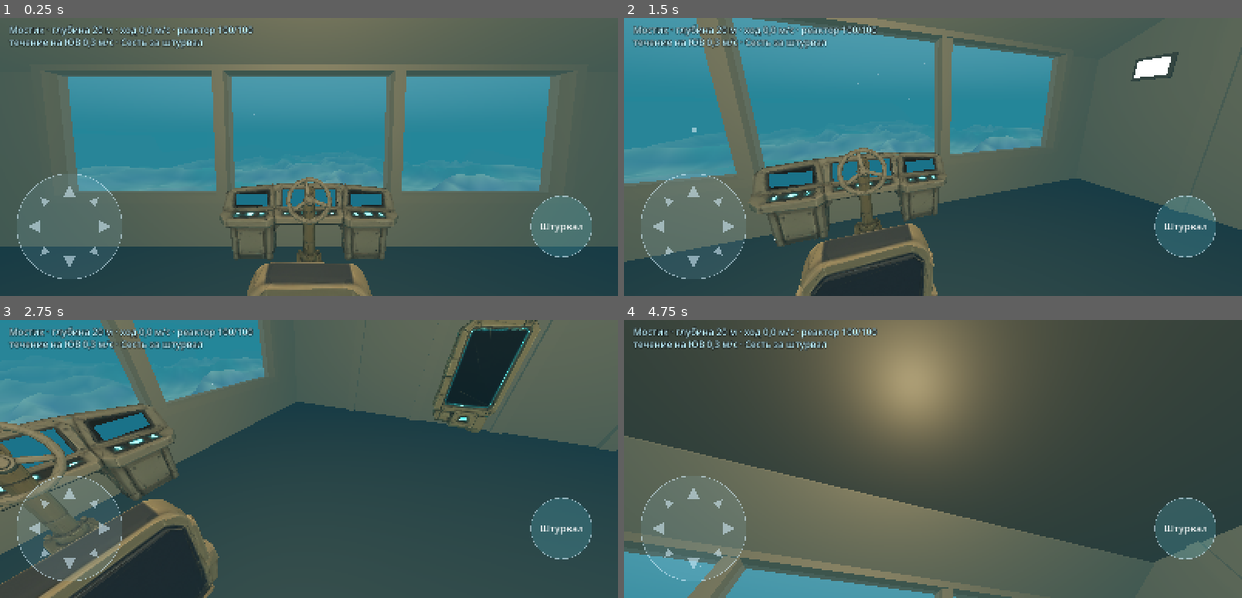
Above: before the commit, frames 1-4 (two rows, left to right).
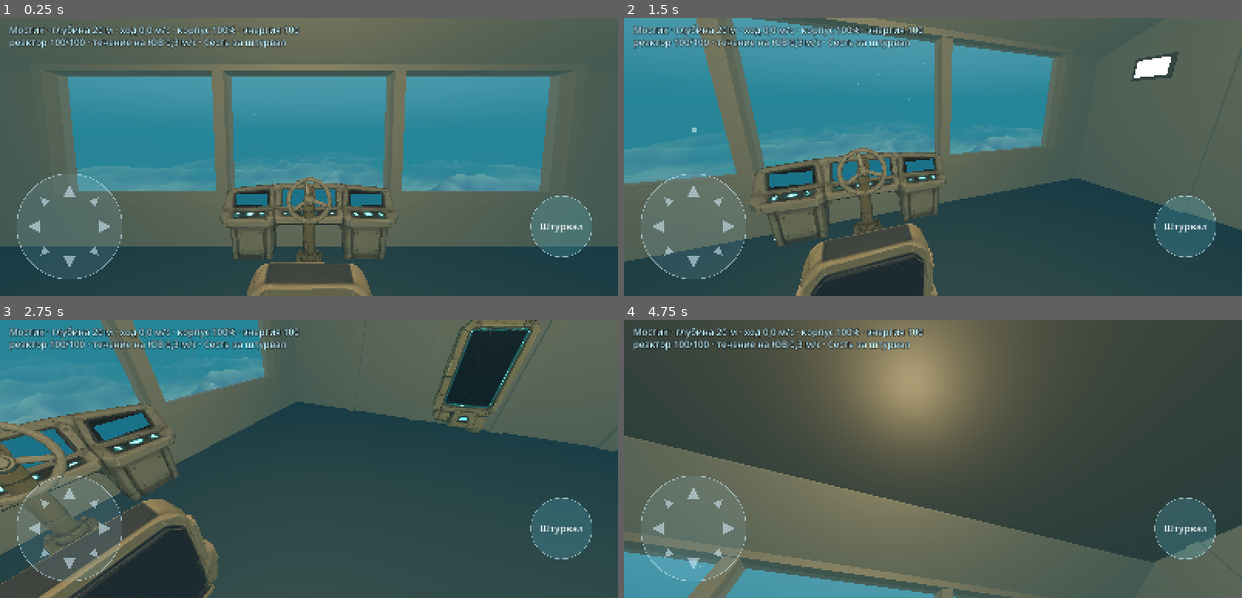
Above: after the commit, the same moments.

Repository: garrimajo5/DeepDive
Game: Godot game, scene res://scenes/main.tscn
Two runs of this game, one before a commit and one after it. Both use one fixed random seed, a clock stepped at 60 frames per second and the inputs below.
Inputs (mouse positions are in pixels of both pictures, inside the frame that each line leads up to):
- Up to frame 1 (0.25 s): no input
- Up to frame 2 (1.5 s): tap Enter at 0.5 s; move the mouse to (1068, 143) at 0.52 s; click (1068, 143) at 0.67 s; tap Space at 1.25 s; drag from (809, 170) to (902, 212) at 1.27 s
- Up to frame 3 (2.75 s): tap Enter at 2 s; move the mouse to (370, 397) at 2.02 s; click (370, 397) at 2.17 s
- Up to frame 4 (4.75 s): tap Space at 2.75, 4.25 s; drag from (902, 514) to (747, 417) at 2.77 s; tap Enter at 3.5 s; move the mouse to (1118, 500) at 3.52 s; click (1118, 500) at 3.67 s; drag from (747, 417) to (840, 389) at 4.27 s

The runs differ from the first frame. In frame 1, 1.2% of the frame differs, in the area x 1-49%, y 2-12%; in frame 2, 1.3%; in frame 3, 1.3%; in frame 4, 1.2%.

Commit message:
Корпус и заряд корабля: удары существ и о дно, расход и ремонт
Co-Authored-By: Claude Opus 5.5 <noreply@anthropic.com>
Claude-Session: https://claude.ai/code/session_01S9qQDZKo2kpR8atq12Q23F

Diff:
--- a/scripts/core/eco/eco_link.gd
+++ b/scripts/core/eco/eco_link.gd
@@ -24,8 +24,10 @@
 
 
 ## ---- События мира → корабль ----
-## {"type": HIT, "by": "Серпохвост", "damage": 0…1, "at": Vector3}         — удар по корпусу
-## {"type": DRAIN, "by": "Стеклоуст", "units": float}                      — тянет энергию (единицы реактора в секунду)
+## {"type": HIT, "by": "Серпохвост", "damage": 0…1, "at": Vector3}         — удар по корпусу: доля прочности
+##     (0,12 — укус серпохвоста, как −12 % в браузере; 0,03 — щипок)
+## {"type": DRAIN, "by": "Стеклоуст", "units": float}                      — тянет заряд корабля, ед./с, пока
+##     событие приходит каждый шаг (батарея 0…100, восполняется 1,1 ед./с; стеклоуст — 3,2)
 ## {"type": NEAR, "species": "serpohvost", "name": "серпохвост", "dist": м, "pos": Vector3} — заметное существо рядом.
 ##     В шаг с ShipState.sonar_ping мир шлёт NEAR для каждого заметного существа ближе sonar_range — это отметки сонара
 ##     (species — ключ вида, цвет отметки — Sonar.color_of). Сканер берёт ближайшее NEAR.
--- a/scripts/core/helm.gd
+++ b/scripts/core/helm.gd
@@ -66,6 +66,10 @@
 	var in_thrust := 0.0
 	var in_turn := 0.0
 	var in_vert := 0.0
+	## На сколько метров дно подняло корабль в последнем шаге (для удара о дно — Vitals.scrape): только подъём самого
+	## дна под кораблём, пока корабль на нём лежит; спуск на дно по кнопке «Вниз» ударом не считается.
+	var bump := 0.0
+	var _last_floor := -INF
 	## Высота дна под (x, z); корабль держится на CLEARANCE выше. Пустой Callable — дна нет.
 	var ground: Callable
 
@@ -74,6 +78,7 @@
 
 	func reset() -> void:
 		pos = START
+		_last_floor = -INF
 		yaw = 0.0
 		speed = 0.0
 		vy = 0.0
@@ -107,7 +112,10 @@
 		var floor_y := DEEP
 		if ground.is_valid():
 			floor_y = maxf(floor_y, float(ground.call(pos.x, pos.z)) + CLEARANCE)
+		bump = 0.0
 		if pos.y < floor_y:
+			bump = maxf(0.0, floor_y - _last_floor) if _last_floor > -INF else 0.0
 			pos.y = minf(floor_y, CEILING)
 			if vy < 0.0:
 				vy = 0.0
+		_last_floor = floor_y
--- /dev/null
+++ b/scripts/core/vitals.gd
@@ -0,0 +1,98 @@
+class_name Vitals
+extends RefCounted
+## Корпус и энергия корабля (js/ship.js, js/game.js): прочность корпуса 0…100 % и заряд 0…100 единиц.
+## Заряд копится 1,1 ед./с и тратится на ход (0,35 × тяга), всплытие и погружение (0,15), прожектор (0,22),
+## присосавшихся существ (EcoLink.DRAIN), импульс сонара (6) и разряд (15). Корпус бьют существа (EcoLink.HIT)
+## и дно (на скорости больше 2,4 м/с); жизнеобеспечение чинит его 0,15 %/с × доля «Жизнеобеспечение».
+## На 0 % корпус разрушен — забег проигран.
+
+const MAX := 100.0
+const REGEN := 1.1
+const DRAIN_THRUST := 0.35
+const DRAIN_VERT := 0.15
+const DRAIN_LIGHT := 0.22
+const REPAIR := 0.15
+const SONAR_COST := 6.0
+const ZAP_COST := 15.0
+const SCRAPE_SPEED := 2.4
+const SCRAPE_LIFT := 1.5     ## дно поднимает корабль быстрее 1,5 м/с (крутой склон на ходу, нырок в дно) — удар
+const HIT_COOLDOWN := 1.2
+const LOW_ENERGY := 15.0
+const LOW_HULL := 25.0
+
+var hull := MAX
+var energy := MAX
+var hit_cd := 0.0
+var shake := 0.0       ## тряска камеры после удара, с
+var flash := 0.0       ## красная вспышка экрана после удара, 0…1
+var drain_ext := 0.0   ## внешний расход в этот шаг (присоски), ед./с
+
+signal hit_taken(percent: int, kind: String)
+signal destroyed
+
+
+func reset() -> void:
+	hull = MAX
+	energy = MAX
+	hit_cd = 0.0
+	shake = 0.0
+	flash = 0.0
+	drain_ext = 0.0
+
+
+func lost() -> bool:
+	return hull <= 0.0
+
+
+## Шаг: заряд, ремонт, затухание тряски. thrust, vert — ввод пилота; light — прожектор горит; k_life — доля жизнеобеспечения.
+## Возвращает true, если заряда не хватило на прожектор (его надо погасить).
+func update(dt: float, thrust: float, vert: float, light: bool, k_life: float) -> bool:
+	var drain := absf(thrust) * DRAIN_THRUST + absf(vert) * DRAIN_VERT + (DRAIN_LIGHT if light else 0.0) + drain_ext
+	energy = clampf(energy + (REGEN - drain) * dt, 0.0, MAX)
+	drain_ext = 0.0
+	if hull > 0.0 and hull < MAX:
+		hull = minf(MAX, hull + dt * REPAIR * k_life)
+	hit_cd -= dt
+	shake = maxf(0.0, shake - dt)
+	flash = maxf(0.0, flash - dt * 2.0)
+	return light and energy <= 0.5
+
+
+## Удар по корпусу на percent %. kind: "bite", "scrape", … Возвращает, засчитан ли.
+func hit(percent: int, kind: String) -> bool:
+	if hull <= 0.0 or percent <= 0:
+		return false
+	hull = maxf(0.0, hull - percent)
+	shake = 0.6
+	flash = 1.0
+	hit_taken.emit(percent, kind)
+	if hull <= 0.0:
+		destroyed.emit()
+	return true
+
+
+## Дно: если оно поднимает корабль со скоростью lift м/с при ходе speed — удар (скорость × 1,4 %),
+## корабль отскакивает. Возвращает новую скорость.
+func scrape(lift: float, speed: float) -> float:
+	if lift > SCRAPE_LIFT and absf(speed) > SCRAPE_SPEED and hit_cd <= 0.0:
+		hit_cd = HIT_COOLDOWN
+		hit(roundi(absf(speed) * 1.4), "scrape")
+		return speed * -0.25
+	return speed
+
+
+## Потратить заряд; false — не хватает.
+func spend(units: float) -> bool:
+	if energy < units:
+		return false
+	energy -= units
+	return true
+
+
+## Предупреждение для приборов: пусто, если всё в порядке.
+func warning() -> String:
+	if hull < LOW_HULL:
+		return "Корпус повреждён"
+	if energy < LOW_ENERGY:
+		return "Мало энергии: сбавьте ход и погасите прожектор"
+	return ""
--- a/scripts/game/main.gd
+++ b/scripts/game/main.gd
@@ -10,6 +10,8 @@
 var helm := Helm.Ship.new()
 var reactor := Reactor.new()
 var sonar := Sonar.new()
+var vitals := Vitals.new()   ## корпус и заряд корабля
+var hit_flash: ColorRect
 var sonar_view: SonarView
 var time := 0.0             ## секунды игры (для сонара и событий)
 var power := Reactor.Console.new()   ## выбор на пульте энергии
@@ -85,6 +87,14 @@
 	power_panel = PowerPanel.new()
 	power_panel.name = "Пульт энергии"
 	ui.add_child(power_panel)
+	hit_flash = ColorRect.new()
+	hit_flash.name = "Вспышка удара"
+	hit_flash.set_anchors_preset(Control.PRESET_FULL_RECT)
+	hit_flash.mouse_filter = Control.MOUSE_FILTER_IGNORE
+	hit_flash.color = Color(1.0, 0.36, 0.42, 0.0)
+	ui.add_child(hit_flash)
+	vitals.hit_taken.connect(_on_hit)
+	vitals.destroyed.connect(_on_destroyed)
 	overlay = TouchOverlay.new()
 	overlay.name = "Управление"
 	ui.add_child(overlay)
@@ -157,7 +167,13 @@
 	current.update(dt)
 	reactor.update(dt, Reactor.near_vent(helm.pos.x, helm.pos.z))
 	helm.update(dt, reactor.k(Reactor.Sys.ENGINES), current.vel())
+	helm.speed = vitals.scrape(helm.bump / maxf(dt, 1e-4), helm.speed)
+	if vitals.update(dt, helm.in_thrust, helm.in_vert, Searchlight.lit(light_on, reactor.k(Reactor.Sys.LAMP)), reactor.k(Reactor.Sys.LIFE)):
+		light_on = false
+		overlay.set_light(false)
+		say("Прожектор погас: не хватает энергии")
 	searchlight.apply(light_on, reactor.k(Reactor.Sys.LAMP))
+	hit_flash.color.a = vitals.flash * 0.35
 	_step_eco(dt)
 	for i in Reactor.Sys.size():
 		bridge.set_slider(i, reactor.share[i] / float(Reactor.MAX))
@@ -205,6 +221,9 @@
 
 
 func toggle_light() -> void:
+	if not light_on and vitals.energy < 3.0:
+		say("Мало энергии: прожектор не включить")
+		return
 	light_on = not light_on
 	searchlight.apply(light_on, reactor.k(Reactor.Sys.LAMP))
 	overlay.set_light(light_on)
@@ -218,8 +237,12 @@
 
 ## Импульс сонара: сила — доля «Сонар»; существ в этот же шаг сообщит живой мир (EcoLink.NEAR).
 func ping_sonar() -> void:
+	if reactor.k(Reactor.Sys.SONAR) > 0.0 and sonar.can_ping(time) and vitals.energy < Vitals.SONAR_COST:
+		say("Мало энергии: для импульса нужно %d единиц" % int(Vitals.SONAR_COST))
+		return
 	var msg := sonar.ping(time, reactor.k(Reactor.Sys.SONAR))
 	if msg == "Сонар: импульс":
+		vitals.spend(Vitals.SONAR_COST)
 		eco_ship.sonar_ping = true
 		eco_ship.sonar_range = sonar.range_m
 	if not msg.is_empty():
@@ -249,9 +272,34 @@
 func on_eco_event(e: Dictionary) -> void:
 	match e.get("type", ""):
 		EcoLink.HIT:
-			say("Удар по корпусу: %s" % e.get("by", "?"))
+			vitals.hit(roundi(float(e.get("damage", 0.0)) * 100.0), str(e.get("by", "")))
+		EcoLink.DRAIN:
+			vitals.drain_ext += float(e.get("units", 0.0))
 		EcoLink.MESSAGE:
 			say(str(e.get("text", "")))
+
+
+func _on_hit(percent: int, kind: String) -> void:
+	if kind == "scrape":
+		say("Удар о дно: корпус −%d%%" % percent)
+	elif kind.is_empty():
+		say("Удар по корпусу: −%d%%" % percent)
+	else:
+		say("%s бьёт по корпусу: −%d%%" % [kind, percent])
+
+
+## Корпус разрушен: забег проигран. Пока забега нет — подъём к старту с целым корпусом (как restart в браузере).
+func _on_destroyed() -> void:
+	if pilot.seated:
+		stand_up()
+	if at_power:
+		close_power()
+	helm.reset()
+	vitals.reset()
+	walker.reset()
+	light_on = true
+	overlay.set_light(true)
+	say("Корпус разрушен. Ковчег поднят к началу спуска")
 
 
 func sit_at_helm() -> void:
@@ -275,6 +323,9 @@
 
 func _place_camera() -> void:
 	camera.position = pilot.eye(walker)
+	if vitals.shake > 0.0:   # тряска после удара: детерминированная, затухает за 0,6 с
+		var a := vitals.shake / 0.6 * 0.04
+		camera.position += Vector3(sin(time * 61.0) * a, sin(time * 47.0 + 1.3) * a, 0.0)
 	camera.rotation = Vector3(walker.pitch, walker.yaw, 0.0)
 
 
@@ -301,9 +352,13 @@
 	var parts: Array = []
 	if not reactor.alert().is_empty():
 		parts.append(reactor.alert())
+	if reactor.alert().is_empty() and not vitals.warning().is_empty():
+		parts.append(vitals.warning())
 	parts.append("За штурвалом" if pilot.seated else ShipLayout.ROOM_NAMES[ShipLayout.room_at(walker.z)])
 	parts.append("глубина %d м" % roundi(helm.depth()))
 	parts.append("ход %s м/с" % _num(helm.speed))
+	parts.append("корпус %d%%" % roundi(vitals.hull))
+	parts.append("энергия %d" % floori(vitals.energy))
 	if pilot.seated:
 		parts.append("до дна %d м" % roundi(helm.pos.y - Seabed.height(helm.pos.x, helm.pos.z)))
 		parts.append("курс %d°" % Status.course_deg(helm.yaw))
--- /dev/null
+++ b/tests/test_vitals.gd
@@ -0,0 +1,128 @@
+extends TestCase
+## Корпус и заряд корабля: расход и накопление, удары существ и о дно, ремонт, разрушение.
+
+
+func test_energy_budget() -> void:
+	var v := Vitals.new()
+	v.energy = 50.0
+	for i in 100:
+		v.update(0.1, 0.0, 0.0, false, 1.0)
+	near(v.energy, 61.0, 1e-3, "стоим без света: +1,1 ед./с")
+	for i in 100:
+		v.update(0.1, 1.0, 1.0, true, 1.0)
+	near(v.energy, 61.0 + (1.1 - 0.35 - 0.15 - 0.22) * 10.0, 1e-3, "полный ход, всплытие и свет — +0,38 ед./с")
+	v.energy = 0.3
+	ok(v.update(0.1, 1.0, 0.0, true, 1.0), "заряд кончился — прожектор гасить")
+
+
+func test_drain_from_creatures() -> void:
+	var v := Vitals.new()
+	v.drain_ext = 3.2
+	v.update(1.0, 0.0, 0.0, false, 1.0)
+	near(v.energy, 100.0 - 2.1, 1e-4, "стеклоуст тянет 3,2 ед./с")
+	v.update(1.0, 0.0, 0.0, false, 1.0)
+	near(v.energy, 100.0 - 2.1 + 1.1, 1e-4, "отпустил — расход пропал")
+
+
+func test_hits_repair_and_destroy() -> void:
+	var v := Vitals.new()
+	var lost := [false]
+	v.destroyed.connect(func() -> void: lost[0] = true)
+	ok(v.hit(12, "Серпохвост"), "укус засчитан")
+	near(v.hull, 88.0, 1e-6, "−12 %")
+	ok(v.shake > 0.0 and v.flash > 0.0, "тряска и вспышка")
+	for i in 100:
+		v.update(0.1, 0.0, 0.0, false, 1.0)
+	near(v.hull, 89.5, 1e-4, "жизнеобеспечение чинит 0,15 %/с")
+	for i in 100:
+		v.update(0.1, 0.0, 0.0, false, 0.0)
+	near(v.hull, 89.5, 1e-4, "без доли не чинит")
+	v.hit(95, "x")
+	ok(v.lost() and lost[0], "разрушен")
+	ok(not v.hit(5, "x"), "по разрушенному больше не бьют")
+
+
+func test_scrape_on_bottom() -> void:
+	var v := Vitals.new()
+	near(v.scrape(3.0, 2.0), 2.0, 1e-9, "медленно — без удара")
+	near(v.scrape(0.5, 6.0), 6.0, 1e-9, "пологий подъём — без удара")
+	near(v.scrape(3.0, 6.0), -1.5, 1e-9, "на 6 м/с в крутой склон — отскок")
+	near(v.hull, 100.0 - 8.0, 1e-6, "−8 % (скорость × 1,4)")
+	near(v.scrape(3.0, 6.0), 6.0, 1e-9, "сразу второй раз не бьёт (1,2 с)")
+
+
+func test_warning() -> void:
+	var v := Vitals.new()
+	eq(v.warning(), "", "всё хорошо")
+	v.energy = 10
+	ok(v.warning().begins_with("Мало энергии"), "мало энергии")
+	v.hull = 20
+	eq(v.warning(), "Корпус повреждён", "корпус важнее")
+
+
+class HitEco:
+	extends EcoView
+	var send: Array[Dictionary] = []
+
+	func step(_dt: float, _ship: EcoLink.ShipState) -> Array[Dictionary]:
+		var out := send.duplicate()
+		send.clear()
+		return out
+
+
+func test_scene_eco_hits_and_drain() -> void:
+	var main: Main = load("res://scenes/main.tscn").instantiate()
+	tree.root.add_child(main)
+	await frames(1)
+	var fake := HitEco.new()
+	main.eco.queue_free()
+	main.eco = fake
+	main.add_child(fake)
+	fake.send = [EcoLink.hit("Серпохвост", 0.12, main.helm.pos)]
+	main.step(0.1)
+	near(main.vitals.hull, 88.0, 0.05, "укус −12 %")
+	eq(main.message.text, "Серпохвост бьёт по корпусу: −12%", "на приборах")
+	ok(Status.join(main.status_parts()).contains("корпус 88%"), Status.join(main.status_parts()))
+	var e0 := main.vitals.energy
+	fake.send = [{"type": EcoLink.DRAIN, "by": "Стеклоуст", "units": 3.2}]
+	main.step(1.0)
+	main.step(1.0)   # расход из событий учитывается в следующем шаге
+	ok(main.vitals.energy < e0, "стеклоуст тянет заряд")
+	fake.send = [EcoLink.hit("Серпохвост", 1.0, main.helm.pos)]
+	main.step(0.1)
+	near(main.vitals.hull, 100.0, 1e-6, "разрушен — корабль поднят с целым корпусом")
+	eq(main.helm.pos, Helm.Ship.START, "у начала спуска")
+
+
+func test_scene_scrape_into_slope() -> void:
+	var main: Main = load("res://scenes/main.tscn").instantiate()
+	tree.root.add_child(main)
+	await frames(1)
+	main.helm.ground = func(_x: float, z: float) -> float: return -42.0 + maxf(0.0, 90.0 - z) * 0.5   # стена-склон впереди
+	main.helm.pos = Vector3(0, -39, 95)
+	main.helm.speed = 6.5
+	main.sit_at_helm()
+	var r := main.overlay.router
+	r.begin(1, r.layout.pad.c + Vector2(0, -r.layout.pad.r * 0.7))
+	var hit := false
+	for i in 900:
+		main.step(1.0 / 30.0)
+		if main.vitals.hull < 100.0:
+			hit = true
+			break
+	r.end(1)
+	ok(hit, "на полном ходу в подъём дна — удар о дно")
+
+
+func test_diving_onto_flat_bottom_is_not_a_hit() -> void:
+	var main: Main = load("res://scenes/main.tscn").instantiate()
+	tree.root.add_child(main)
+	await frames(1)
+	main.helm.ground = func(_x: float, _z: float) -> float: return -30.0
+	main.sit_at_helm()
+	var r := main.overlay.router
+	r.begin(1, r.layout.pad.c + Vector2(0, -r.layout.pad.r * 0.7))
+	r.begin(2, r.layout.down.c)
+	for i in 600:
+		main.step(1.0 / 30.0)
+	near(main.vitals.hull, 100.0, 1e-6, "полный ход и «Вниз» до ровного дна — корпус цел")
Not shown, added: scripts/core/vitals.gd.uid
Not shown, added: tests/test_sonar.gd.uid
Not shown, changed: CHANGELOG.md
Not shown, changed: CLAUDE.md
Not shown, changed: ROADMAP.md
